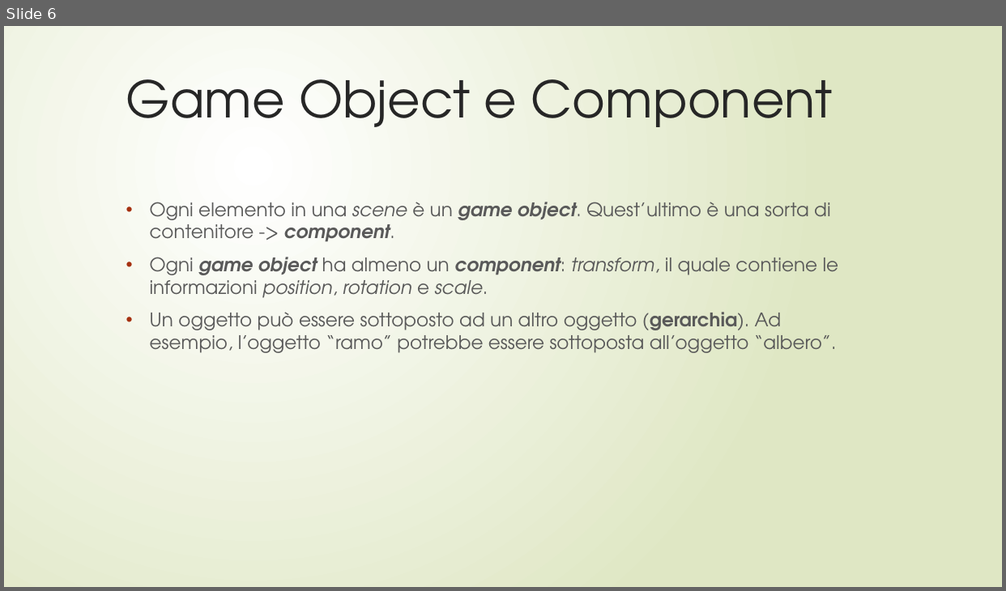
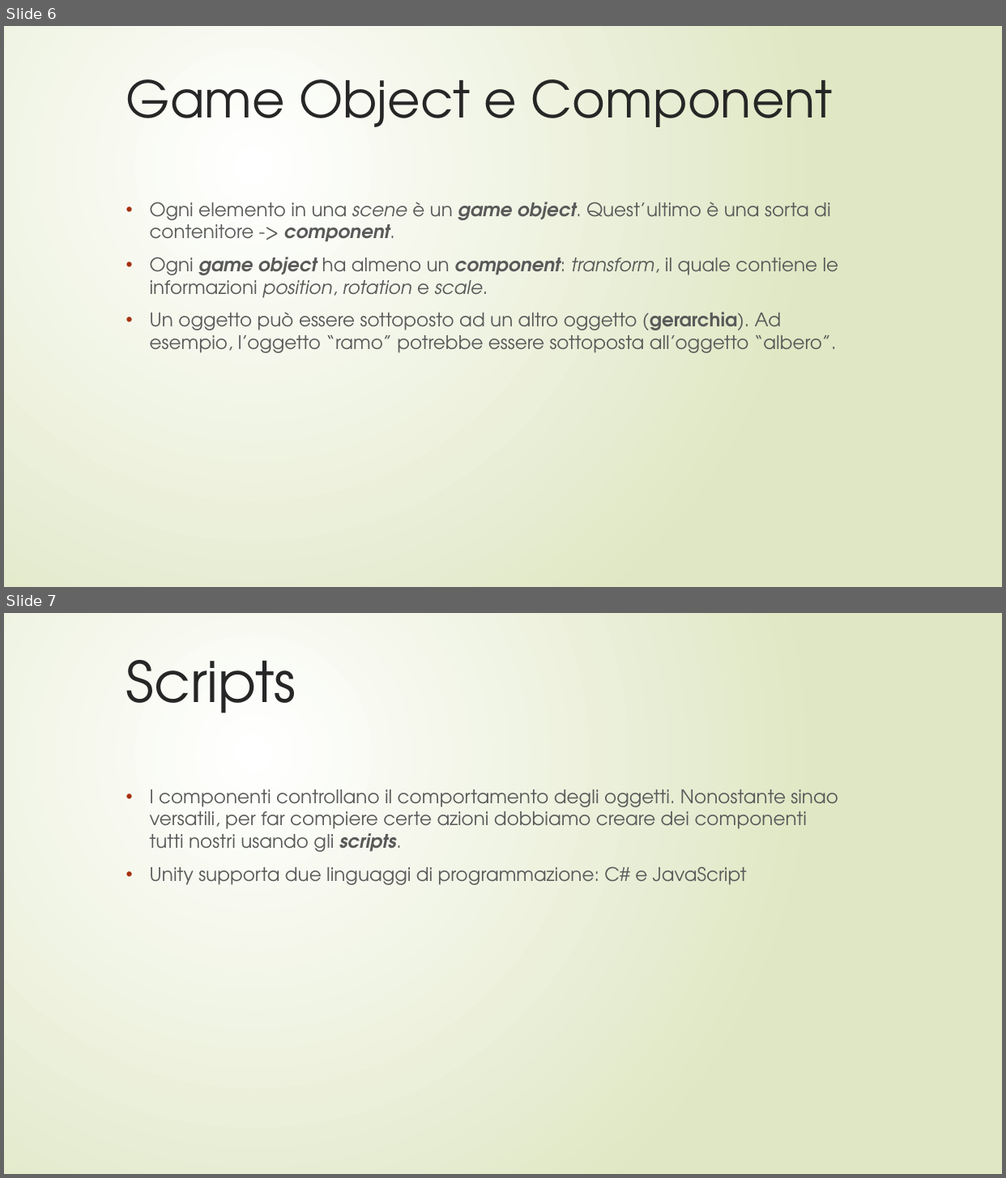
Before and after one commit to Looooord/Corso-Unity, a slide deck: Crea il tuo videogioco.pptx. Shown one above the other, each under a label of ours: slide 6 before the commit, slides 6 and 7 after it. The pictures are 1006x591 and 1006x1178 pixels, drawn with LibreOffice and Linux fonts; fonts in the diff are those of the drawing. Boxes give left, top, right and bottom in pixels: in the first picture for what was removed or moved away, otherwise in the second. Text is boxed around its words. In the diff, an @@ line names an element or a change of style, - is before the commit and + after.

```diff
--- a/Crea il tuo videogioco.pptx
+++ b/Crea il tuo videogioco.pptx
@@ slide 7 added at bbox=[4, 613, 1002, 1174], background gradient #FFFFFF to #DFE8C4 @@
@@ title added at bbox=[126, 660, 296, 713], 54 pt, text #262626 @@
+Scripts
@@ subtitle added at bbox=[150, 790, 838, 885], 18 pt, text #595959 @@
+• I componenti controllano il comportamento degli oggetti. Nonostante sinao versatili, per far compiere certe azioni dobbiamo creare dei componenti tutti nostri usando gli scripts.
+• Unity supporta due linguaggi di programmazione: C# e JavaScript
```
Also in this commit, not shown: 5 slides changed, 1 other slide added, 31 other files.
